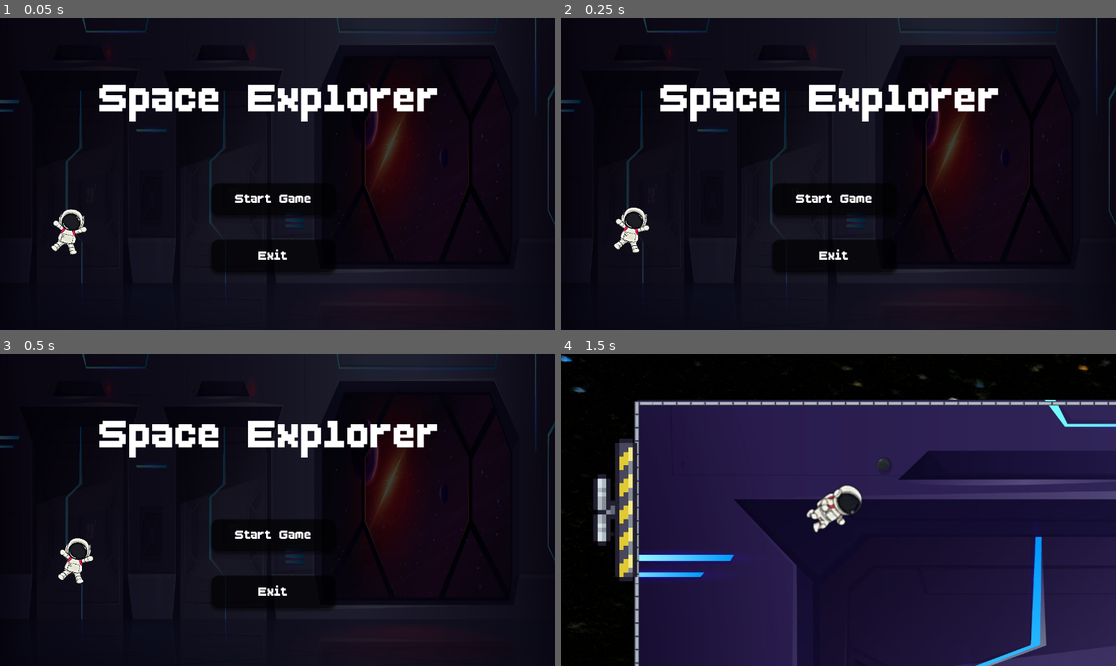
Above: before the commit, frames 1-4 (two rows, left to right).
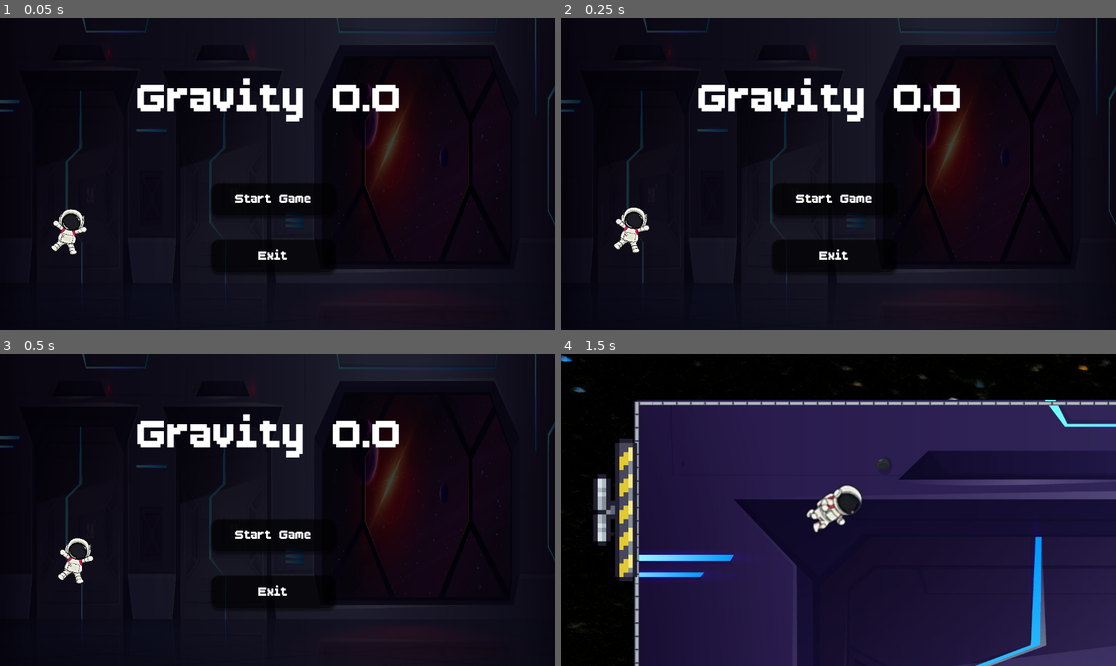
Above: after the commit, the same moments.

Repository: pritom-banik/godot-game
Game: Godot game, scene res://start_menu.tscn
The game is run twice, just before and just after one commit, with the same random seed, the same clock (stepped at 60 frames per second) and the same inputs.
Inputs:
- Up to frame 1 (0.05 s): no input
- Up to frame 2 (0.25 s): no input
- Up to frame 3 (0.5 s): no input
- Up to frame 4 (1.5 s): click "Start Game" at 0.5 s; hold Right (ui_right) from 1.28 s (still down)

The runs differ from the first frame. In frame 1, 3.3% of the frame differs, in the area x 17-79%, y 19-34%; in frame 2, 3.3%; in frame 3, 3.3%; in frame 4, nothing differs.

Commit message:
gamename added

Diff:
--- a/start_menu.tscn
+++ b/start_menu.tscn
@@ -136,7 +136,7 @@
 theme_override_colors/font_shadow_color = Color(0.5330367, 0.5330367, 0.5330367, 0)
 theme_override_fonts/font = ExtResource("3_v2mkm")
 theme_override_font_sizes/font_size = 110
-text = "Space Explorer"
+text = "Gravity 0.0"
 horizontal_alignment = 1
 vertical_alignment = 1
 
Not shown, removed: VN20251002_054536 (1).ogv.uid
Not shown, changed: VN20251002_054536 (1).ogv
